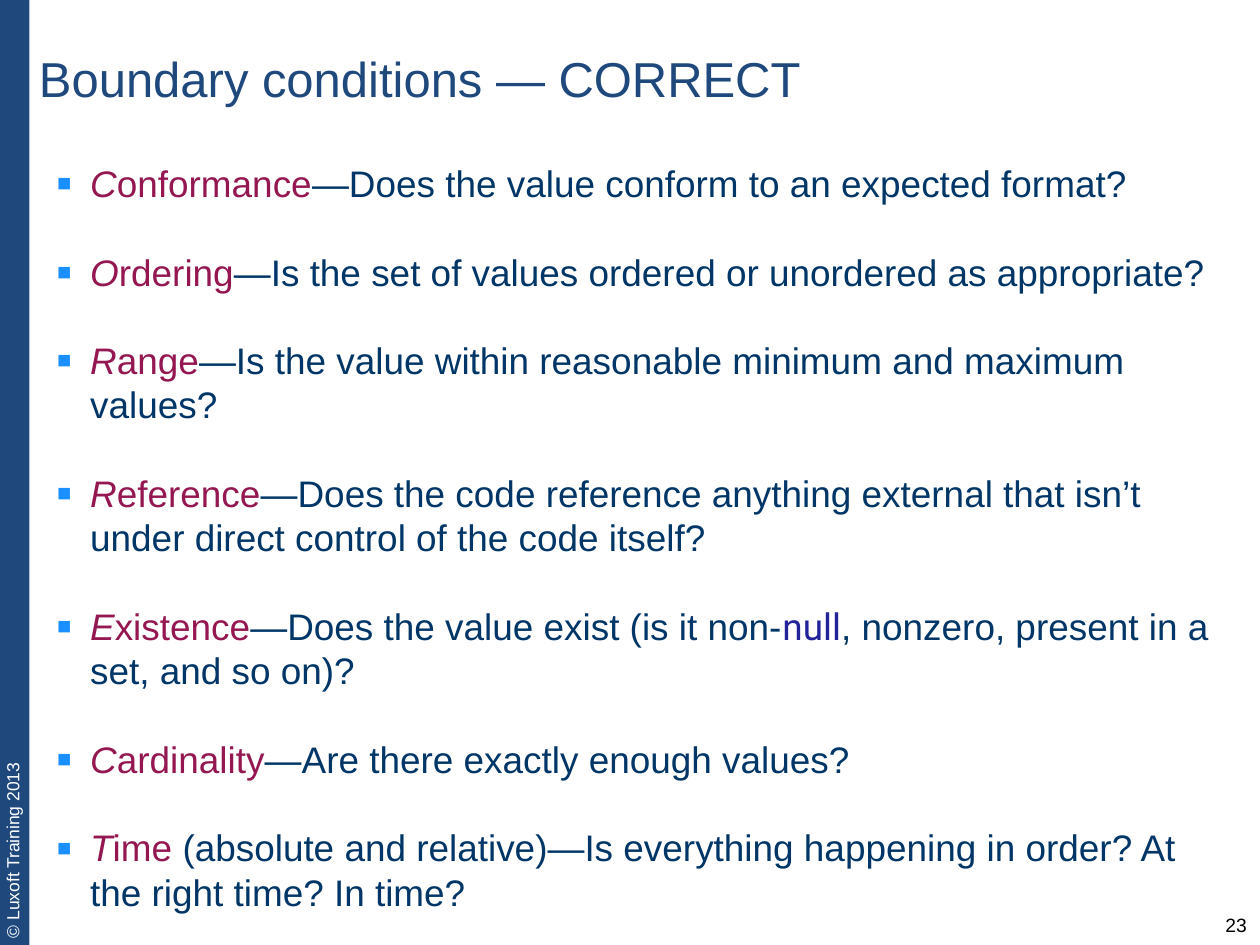
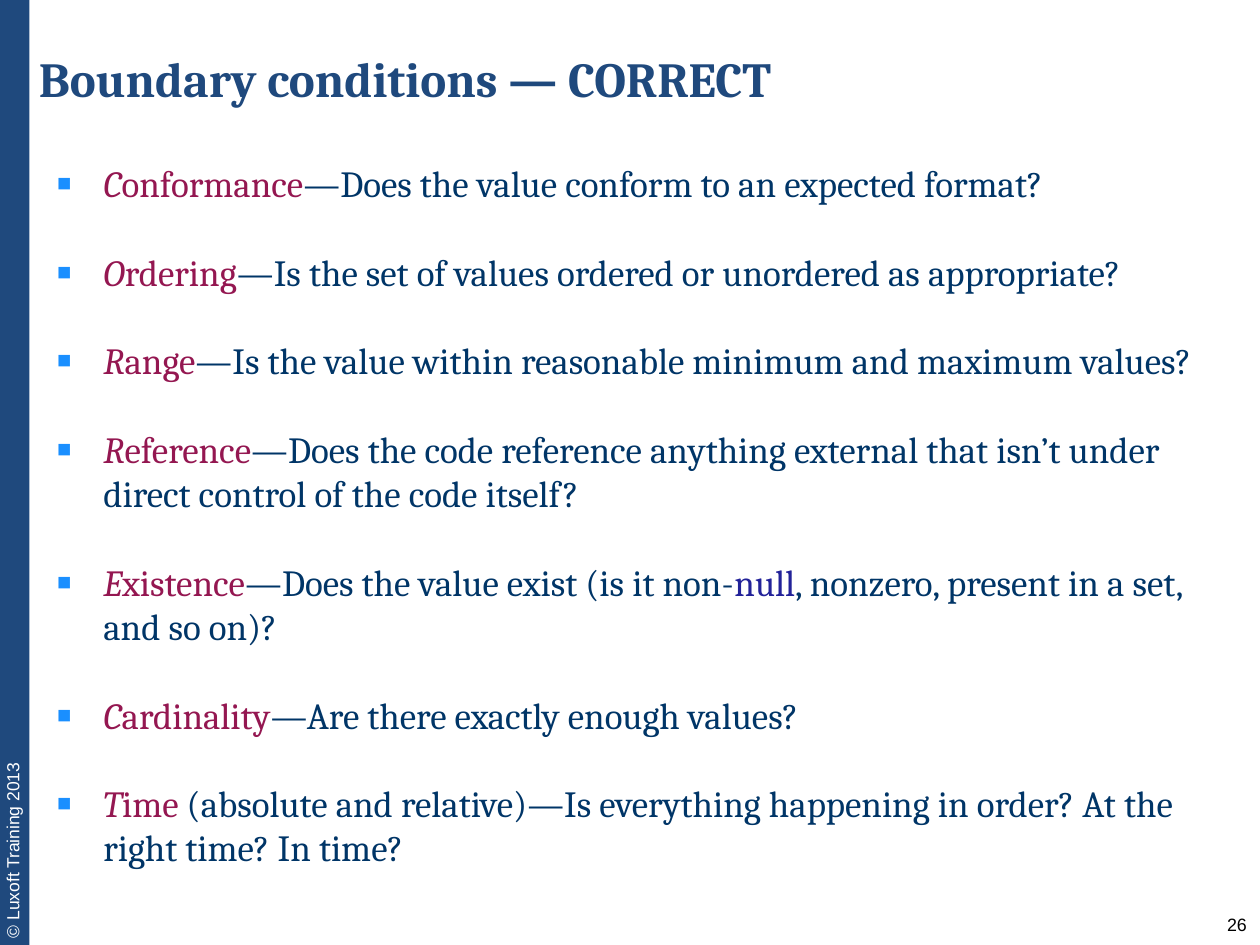
Before and after one commit to team3/lux-trainings-all, a slide deck: slide 26 of JVA-011. unit-testing-with-junit/JVA-011-lecture1-unit-testing-basics.pptx (slide 23 before the commit). Drawn at 1260x945 pixels with LibreOffice and Linux fonts; fonts in the diff are those of the drawing. Boxes give left, top, right and bottom in pixels: in the first picture for what was removed or moved away, otherwise in the second. Text is boxed around its words. In the diff, an @@ line names an element or a change of style, - is before the commit and + after.

```diff
--- a/JVA-011. unit-testing-with-junit/JVA-011-lecture1-unit-testing-basics.pptx
+++ b/JVA-011. unit-testing-with-junit/JVA-011-lecture1-unit-testing-basics.pptx
@@ title "Boundary conditions — CORRECT" at bbox=[39, 63, 771, 108]: font Arial to Cambria, bold on @@
@@ text "Conformance—Does the value conform to ..." at bbox=[103, 171, 1191, 869]: font Arial to Cambria; font Roboto to Cambria in "non-null,"; indent changed @@
@@ page number at bbox=[1227, 918, 1247, 931]: text changed; size 11 to 10.2 pt @@
-23
+26
```
Also in this commit, not shown: 12 other slides changed, 3 slides added.
